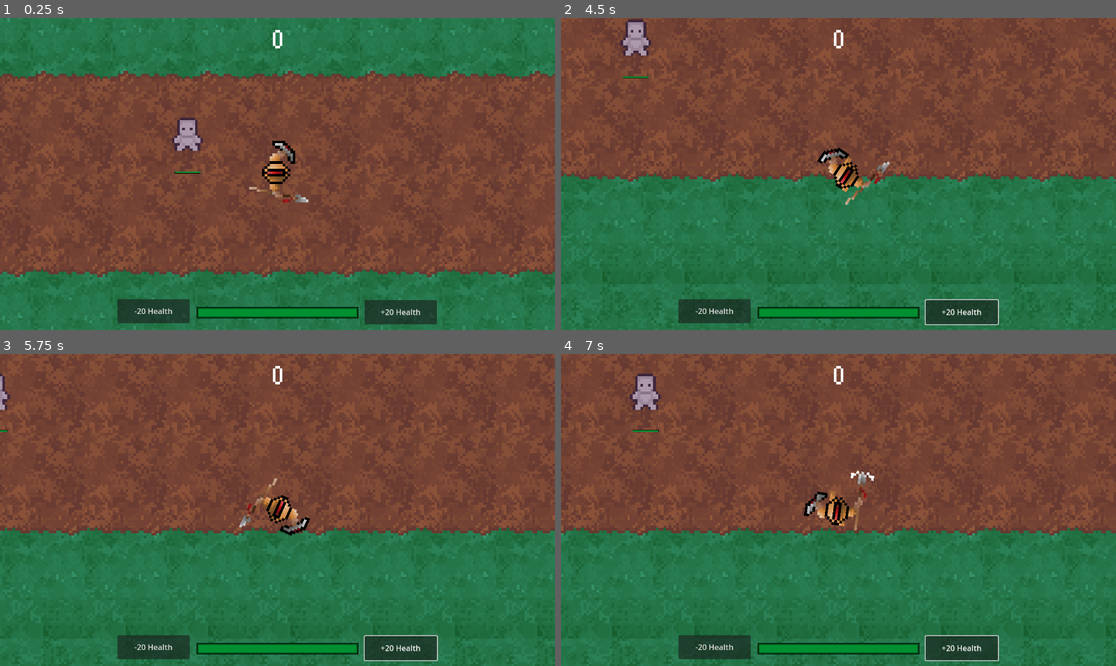
Above: before the commit, frames 1-4 (two rows, left to right).
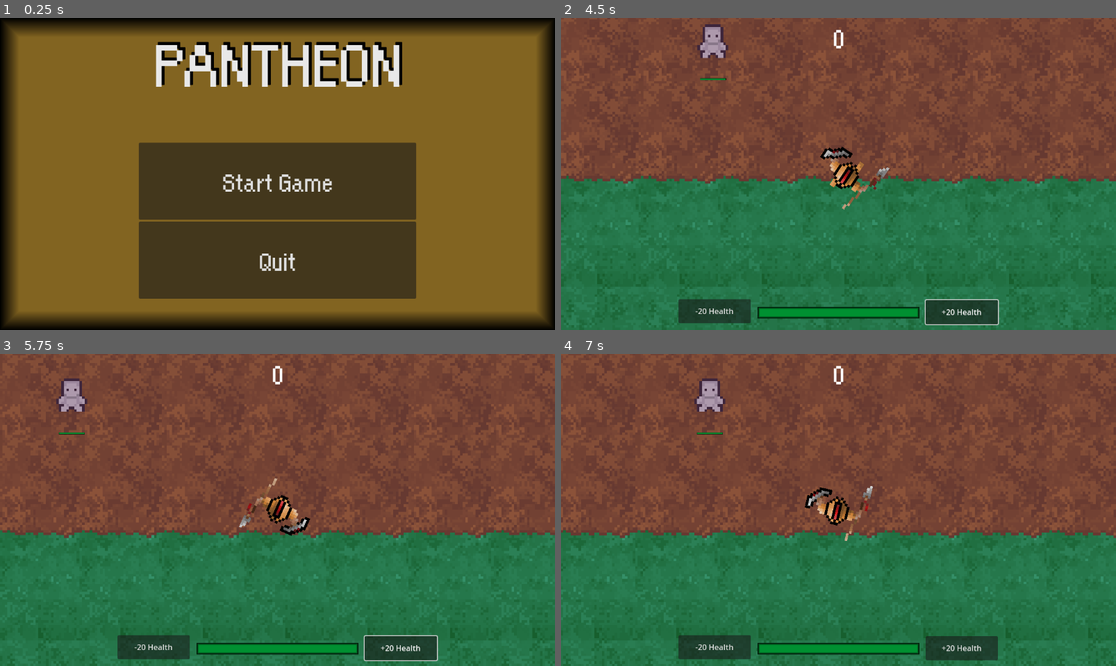
Above: after the commit, the same moments.

Repository: BDesro/Pantheon-CHP
Game: Godot game, scene res://scenes/main_menu.tscn
Same seed, same stepped clock (60 frames per second), same inputs: the game is played once before the commit and once after it. Before the commit the project starts from res://scenes/game_scene.tscn.
Inputs (mouse positions are in pixels of both pictures, inside the frame that each line leads up to):
- Up to frame 1 (0.25 s): no input
- Up to frame 2 (4.5 s): click (838, 180) at 0.5 s, where only the run after the commit has a clickable "Start Game"; click "-20 Health" at 1.25 s; click "+20 Health" at 2 s; move the mouse to (960, 158) at 2.77 s; hold D (move_right) 2.78-3.53 s; tap Q (all_in_ability) at 2.85 s; click (960, 158) at 2.92 s; move the mouse to (727, 189) at 3.52 s; hold S (move_backward) 3.53-4.28 s; tap Space (dash_dodge) at 3.6 s; move the mouse to (894, 105) at 4.27 s; hold D (move_right) from 4.28 s (still down); tap E (defense_ability) at 4.35 s
- Up to frame 3 (5.75 s): move the mouse to (249, 572) at 5.02 s; release D (move_right) at 5.03 s; hold W (move_forward) from 5.03 s (still down); tap Shift (offense_ability) at 5.1 s; click (249, 572) at 5.17 s
- Up to frame 4 (7 s): move the mouse to (1005, 556) at 5.77 s; release W (move_forward) at 5.78 s; hold A (move_left) 5.78-6.5 s; click (1005, 556) at 5.85 s; tap Escape (Menu, bound only after the commit) at 6.4 s; click (838, 510) at 6.5 s, where only the run after the commit has a clickable "Resume"

The runs differ from the first frame. In frame 1, 91% of the frame differs, in the area x 0-100%, y 0-100%; in frame 2, 6.1%; in frame 3, 5.4%; in frame 4, 8.9%.

Commit message:
Added Main Menu and Pause Menu
Set up functionality for the user to start at the main menu, begin a game or quit, and then pause the game and either resume or quit to the main menu.

Next I need to implement the kills/scoring aspect of the Player by connecting a "killed" signal to the player and displaying the proper kills/score in the HUD scoreLabel.

Diff:
--- a/project.godot
+++ b/project.godot
@@ -11,7 +11,7 @@
 [application]
 
 config/name="Pantheon"
-run/main_scene="res://scenes/game_scene.tscn"
+run/main_scene="res://scenes/main_menu.tscn"
 config/features=PackedStringArray("4.3", "Forward Plus")
 config/icon="res://icon.svg"
 
@@ -80,6 +80,11 @@
 "events": [Object(InputEventKey,"resource_local_to_scene":false,"resource_name":"","device":-1,"window_id":0,"alt_press …(192 unchanged characters)…
 ]
 }
+Menu={
+"deadzone": 0.5,
+"events": [Object(InputEventKey,"resource_local_to_scene":false,"resource_name":"","device":-1,"window_id":0,"alt_pressed":false,"shift_pressed":false,"ctrl_pressed":false,"meta_pressed":false,"pressed":false,"keycode":0,"physical_keycode":4194305,"key_label":0,"unicode":0,"location":0,"echo":false,"script":null)
+]
+}
 
 [rendering]
 
--- a/scenes/game_scene.tscn
+++ b/scenes/game_scene.tscn
@@ -1,6 +1,7 @@
-[gd_scene load_steps=19 format=4 uid="uid://cxvl2dyidyuhn"]
+[gd_scene load_steps=21 format=4 uid="uid://cxvl2dyidyuhn"]
 
 [ext_resource type="Texture2D" uid="uid://dgcmaatrvhbtu" path="res://assets/SimpleSprites/SimpleSprites/Pasto[1].png" id="1_mvlw5"]
+[ext_resource type="Script" path="res://scripts/game_scene.gd" id="1_o4gm0"]
 [ext_resource type="Texture2D" uid="uid://p3hca0abyple" path="res://assets/SimpleSprites/SimpleSprites/Pasto[2].png" id="2_5yrhh"]
 [ext_resource type="Texture2D" uid="uid://dlfbl00l2wmvi" path="res://assets/SimpleSprites/SimpleSprites/PastoSuperior[1].png" id="3_3st3i"]
 [ext_resource type="Texture2D" uid="uid://cquuth2rbwspc" path="res://assets/SimpleSprites/SimpleSprites/PastoSuperior[2].png" id="4_pmbd4"]
@@ -9,6 +10,7 @@
 [ext_resource type="PackedScene" uid="uid://bhgrhv3frpheo" path="res://scenes/player.tscn" id="7_siyto"]
 [ext_resource type="PackedScene" uid="uid://wkfi7fle6xmf" path="res://scenes/ai_controller.tscn" id="8_snifb"]
 [ext_resource type="PackedScene" uid="uid://ccelestqr2bns" path="res://scenes/hud.tscn" id="8_vog7a"]
+[ext_resource type="FontFile" uid="uid://obg2py2apxig" path="res://assets/fonts/Orange Kid.otf" id="11_aa8dj"]
 
 [sub_resource type="TileSetAtlasSource" id="TileSetAtlasSource_shtey"]
 resource_name = "grass"
@@ -116,6 +118,7 @@
 sources/0 = SubResource("TileSetAtlasSource_jmodr")
 
 [node name="GameScene" type="Node2D"]
+script = ExtResource("1_o4gm0")
 
 [node name="Tilemaps" type="Node" parent="."]
 
@@ -133,3 +136,57 @@
 
 [node name="AI Controller" parent="." instance=ExtResource("8_snifb")]
 position = Vector2(-35, -9)
+
+[node name="PauseMenu" type="CanvasLayer" parent="."]
+process_mode = 2
+
+[node name="Panel" type="Panel" parent="PauseMenu"]
+anchors_preset = -1
+anchor_left = 0.222
+anchor_right = 0.778
+anchor_bottom = 1.0
+grow_horizontal = 2
+grow_vertical = 2
+
+[node name="Label" type="Label" parent="PauseMenu/Panel"]
+layout_mode = 1
+anchors_preset = 5
+anchor_left = 0.5
+anchor_right = 0.5
+offset_left = -80.5
+offset_top = 50.0
+offset_right = 80.5
+offset_bottom = 123.0
+grow_horizontal = 2
+theme_override_fonts/font = ExtResource("11_aa8dj")
+theme_override_font_sizes/font_size = 80
+text = "PAUSED"
+
+[node name="VBoxContainer" type="VBoxContainer" parent="PauseMenu/Panel"]
+layout_mode = 1
+anchors_preset = -1
+anchor_left = 0.25
+anchor_top = 0.4
+anchor_right = 0.75
+anchor_bottom = 0.8
+grow_horizontal = 2
+grow_vertical = 2
+
+[node name="ResumeButton" type="Button" parent="PauseMenu/Panel/VBoxContainer"]
+process_mode = 2
+layout_mode = 2
+size_flags_vertical = 3
+theme_override_fonts/font = ExtResource("11_aa8dj")
+theme_override_font_sizes/font_size = 60
+text = "Resume"
+
+[node name="QuitButton" type="Button" parent="PauseMenu/Panel/VBoxContainer"]
+process_mode = 2
+layout_mode = 2
+size_flags_vertical = 3
+theme_override_fonts/font = ExtResource("11_aa8dj")
+theme_override_font_sizes/font_size = 60
+text = "Main Menu"
+
+[connection signal="pressed" from="PauseMenu/Panel/VBoxContainer/ResumeButton" to="." method="_on_resume_button_pressed"]
+[connection signal="pressed" from="PauseMenu/Panel/VBoxContainer/QuitButton" to="." method="_on_quit_button_pressed"]
--- a/scenes/hud.tscn
+++ b/scenes/hud.tscn
@@ -1,7 +1,7 @@
 [gd_scene load_steps=4 format=3 uid="uid://ccelestqr2bns"]
 
 [ext_resource type="Script" path="res://scripts/hud.gd" id="1_g21ws"]
-[ext_resource type="FontFile" uid="uid://obg2py2apxig" path="res://assets/Orange Kid.otf" id="2_hqpr8"]
+[ext_resource type="FontFile" uid="uid://obg2py2apxig" path="res://assets/fonts/Orange Kid.otf" id="2_hqpr8"]
 [ext_resource type="PackedScene" uid="uid://q5uf5fpgjgxu" path="res://scenes/health_bar.tscn" id="3_2fm3o"]
 
 [node name="HUD" type="CanvasLayer"]
--- /dev/null
+++ b/scenes/main_menu.tscn
@@ -0,0 +1,77 @@
+[gd_scene load_steps=4 format=3 uid="uid://ewjxyh5bviqg"]
+
+[ext_resource type="FontFile" uid="uid://obg2py2apxig" path="res://assets/fonts/Orange Kid.otf" id="1_4mlp1"]
+[ext_resource type="Script" path="res://scripts/main_menu.gd" id="1_hdudx"]
+
+[sub_resource type="StyleBoxFlat" id="StyleBoxFlat_sn85x"]
+bg_color = Color(0.509804, 0.392157, 0.129412, 1)
+border_width_left = 40
+border_width_top = 40
+border_width_right = 40
+border_width_bottom = 40
+border_color = Color(0, 0, 0, 1)
+border_blend = true
+
+[node name="Control" type="Control"]
+layout_mode = 3
+anchors_preset = 15
+anchor_right = 1.0
+anchor_bottom = 1.0
+grow_horizontal = 2
+grow_vertical = 2
+script = ExtResource("1_hdudx")
+
+[node name="Panel" type="Panel" parent="."]
+layout_mode = 1
+anchors_preset = 15
+anchor_right = 1.0
+anchor_bottom = 1.0
+grow_horizontal = 2
+grow_vertical = 2
+theme_override_styles/panel = SubResource("StyleBoxFlat_sn85x")
+
+[node name="Label" type="Label" parent="."]
+layout_mode = 1
+anchors_preset = 5
+anchor_left = 0.5
+anchor_right = 0.5
+offset_left = -258.5
+offset_right = 258.5
+offset_bottom = 176.0
+grow_horizontal = 2
+theme_override_colors/font_color = Color(0.907942, 0.907942, 0.907942, 1)
+theme_override_colors/font_shadow_color = Color(0, 0, 0, 1)
+theme_override_constants/shadow_offset_x = 5
+theme_override_constants/shadow_offset_y = -5
+theme_override_constants/outline_size = 0
+theme_override_constants/shadow_outline_size = 5
+theme_override_fonts/font = ExtResource("1_4mlp1")
+theme_override_font_sizes/font_size = 146
+text = "PANTHEON"
+
+[node name="VBoxContainer" type="VBoxContainer" parent="."]
+layout_mode = 1
+anchors_preset = -1
+anchor_left = 0.25
+anchor_top = 0.4
+anchor_right = 0.75
+anchor_bottom = 0.9
+grow_horizontal = 2
+grow_vertical = 2
+
+[node name="StartButton" type="Button" parent="VBoxContainer"]
+layout_mode = 2
+size_flags_vertical = 3
+tooltip_text = "Begin a new Age of Ascension"
+theme_override_fonts/font = ExtResource("1_4mlp1")
+theme_override_font_sizes/font_size = 60
+text = "Start Game"
+
+[node name="QuitButton" type="Button" parent="VBoxContainer"]
+layout_mode = 2
+size_flags_vertical = 3
+tooltip_text = "Exit the game"
+theme_override_fonts/font = ExtResource("1_4mlp1")
+theme_override_font_sizes/font_size = 60
+text = "Quit
+"
--- /dev/null
+++ b/scripts/game_scene.gd
@@ -0,0 +1,33 @@
+extends Node2D
+
+@onready var pause_menu = $PauseMenu
+@onready var hud = $Player/HUD
+
+func _ready():
+	pause_menu.visible = false
+
+func _unhandled_input(event: InputEvent):
+	if event.is_action_pressed("Menu"):
+		toggle_pause()
+
+func toggle_pause():
+	if Engine.is_editor_hint():
+		return # prevent pausing while testing in editor
+
+	var tree = get_tree()
+	if tree.paused:
+		tree.paused = false
+		pause_menu.visible = false
+		hud.visible = true
+	else:
+		tree.paused = true
+		pause_menu.visible = true
+		hud.visible = false
+
+
+func _on_resume_button_pressed() -> void:
+	toggle_pause()
+
+func _on_quit_button_pressed() -> void:
+	get_tree().paused = false
+	get_tree().change_scene_to_file("res://scenes/main_menu.tscn")
--- /dev/null
+++ b/scripts/main_menu.gd
@@ -0,0 +1,14 @@
+extends Control
+
+@onready var start_button = $VBoxContainer/StartButton
+@onready var quit_button = $VBoxContainer/QuitButton
+
+func _ready():
+	start_button.pressed.connect(_on_start_pressed)
+	quit_button.pressed.connect(_on_quit_pressed)
+
+func _on_start_pressed():
+	get_tree().change_scene_to_file("res://scenes/game_scene.tscn")
+
+func _on_quit_pressed():
+	get_tree().quit()
Renamed: assets/Orange Kid.otf -> assets/fonts/Orange Kid.otf
Not shown, changed: assets/fonts/Orange Kid.otf.import
